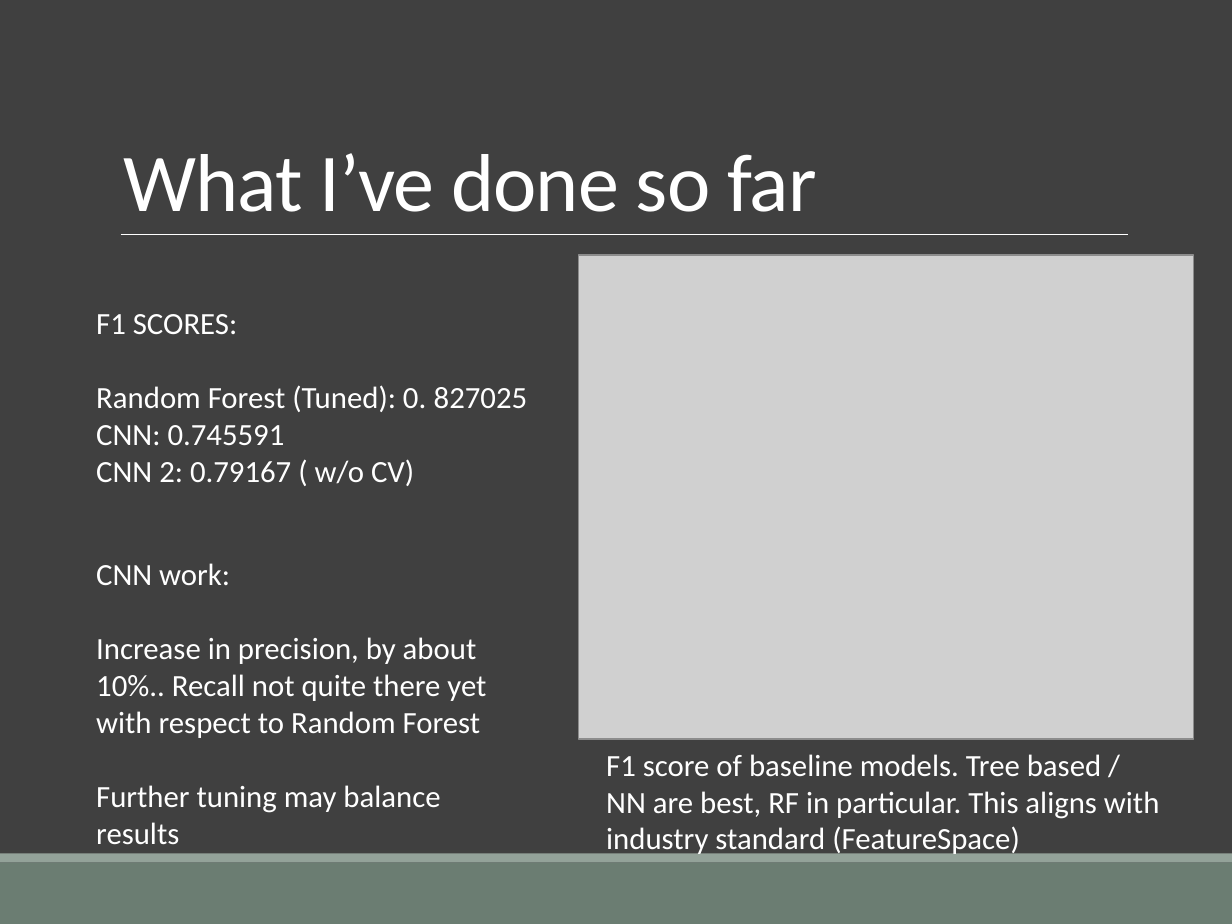
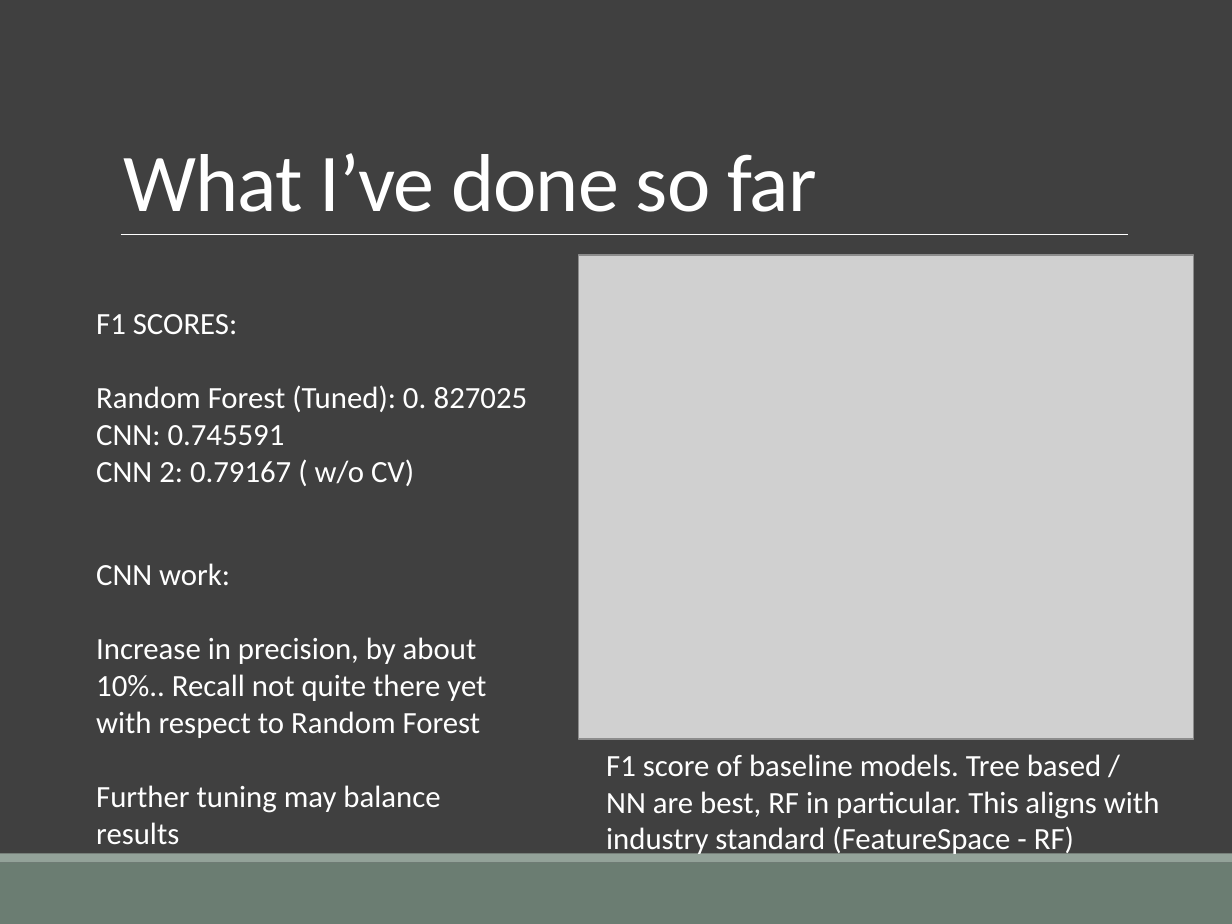
Before and after one commit to harrygraham/Dissertation, a slide deck: slide 5 of ProgressReport/Progress_Report_Presentation-HarryGraham-2.pptx. Drawn at 1232x924 pixels with LibreOffice and Linux fonts; fonts in the diff are those of the drawing; grey boxes stand for pictures. Boxes give left, top, right and bottom in pixels: in the first picture for what was removed or moved away, otherwise in the second. Text is boxed around its words. In the diff, an @@ line names an element or a change of style, - is before the commit and + after.

```diff
--- a/ProgressReport/Progress_Report_Presentation-HarryGraham-2.pptx
+++ b/ProgressReport/Progress_Report_Presentation-HarryGraham-2.pptx
@@ text at (x1=606, y1=754, x2=1160, y2=858): text changed @@
-F1 score of baseline models. Tree based / NN are best, RF in particular. This aligns with industry standard (FeatureSpace)
+F1 score of baseline models. Tree based / NN are best, RF in particular. This aligns with industry standard (FeatureSpace - RF)
```
Also in this commit, not shown: 1 other slide changed, 1 other file.
